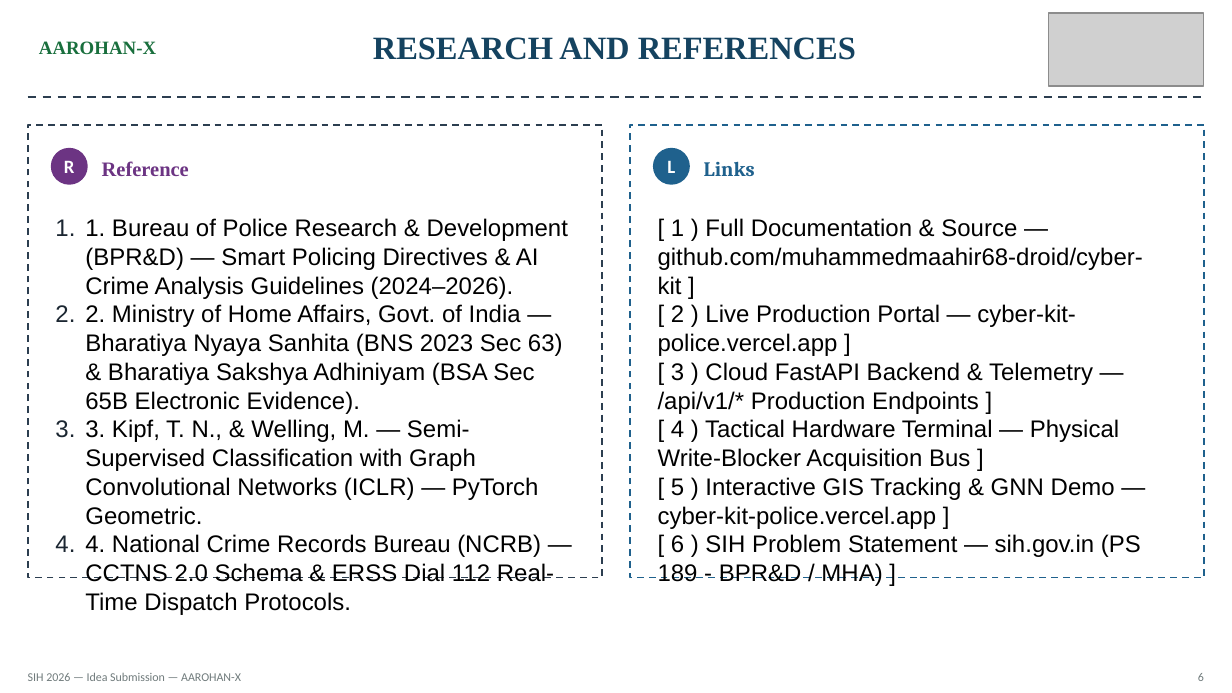
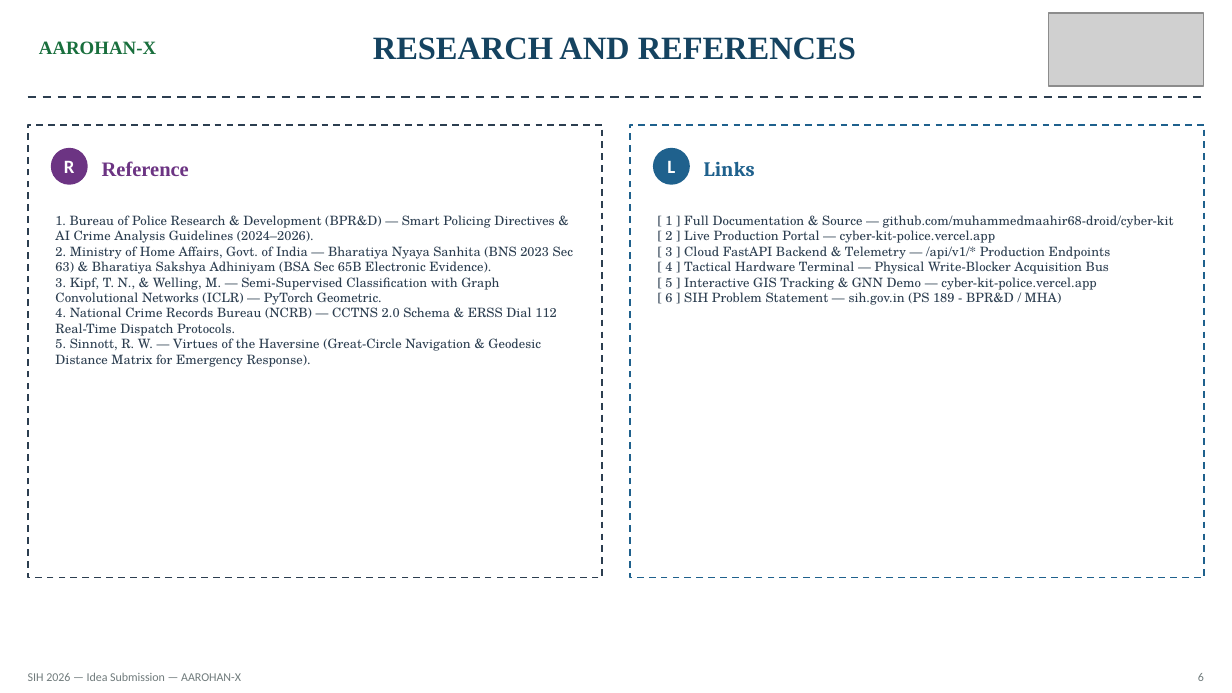
Before and after one commit to muhammedmaahir68-droid/cyber-kit, a slide deck: slide 6 of presentation/SIH_Ideate_Template_AAROHAN-X.pptx. Drawn at 1232x693 pixels with LibreOffice and Linux fonts; fonts in the diff are those of the drawing; grey boxes stand for pictures. Boxes give left, top, right and bottom in pixels: in the first picture for what was removed or moved away, otherwise in the second. Text is boxed around its words. In the diff, an @@ line names an element or a change of style, - is before the commit and + after.

Commit message:
Fix slide typography: balance font sizes, remove double bullets, prevent overflow across all 6 slides

```diff
--- a/presentation/SIH_Ideate_Template_AAROHAN-X.pptx
+++ b/presentation/SIH_Ideate_Template_AAROHAN-X.pptx
@@ text at (55, 215, 573, 336): size 14 to 7.5 pt, font Arial to TeX Gyre Schola, text colour #000000 to #2C3E50 in "1. Bureau of Police Research & Development ...", "2. Ministry of Home Affairs, Govt. of ...", "3. Kipf, T. N., & Welling, M. ...", "4. National Crime Records Bureau (NCRB) — ..."; bullet 1. to none @@
@@ text at (665, 215, 1174, 305): text changed; size 14 to 7.5 pt; font Arial to TeX Gyre Schola; text colour #000000 to #2C3E50 @@
-[ 1 ) Full Documentation & Source — github.com/muhammedmaahir68-droid/cyber-kit ]
-[ 2 ) Live Production Portal — cyber-kit-police.vercel.app ]
-[ 3 ) Cloud FastAPI Backend & Telemetry — /api/v1/* Production Endpoints ]
-[ 4 ) Tactical Hardware Terminal — Physical Write-Blocker Acquisition Bus ]
-[ 5 ) Interactive GIS Tracking & GNN Demo — cyber-kit-police.vercel.app ]
-[ 6 ) SIH Problem Statement — sih.gov.in (PS 189 - BPR&D / MHA) ]
+[ 1 ] Full Documentation & Source — github.com/muhammedmaahir68-droid/cyber-kit
+[ 2 ] Live Production Portal — cyber-kit-police.vercel.app
+[ 3 ] Cloud FastAPI Backend & Telemetry — /api/v1/* Production Endpoints
+[ 4 ] Tactical Hardware Terminal — Physical Write-Blocker Acquisition Bus
+[ 5 ] Interactive GIS Tracking & GNN Demo — cyber-kit-police.vercel.app
+[ 6 ] SIH Problem Statement — sih.gov.in (PS 189 - BPR&D / MHA)
@@ text at (55, 335, 541, 367): paragraph added @@
+5. Sinnott, R. W. — Virtues of the Haversine (Great-Circle Navigation & Geodesic Distance Matrix for Emergency Response).
```
Also in this commit, not shown: 5 other slides changed, 6 other files.
